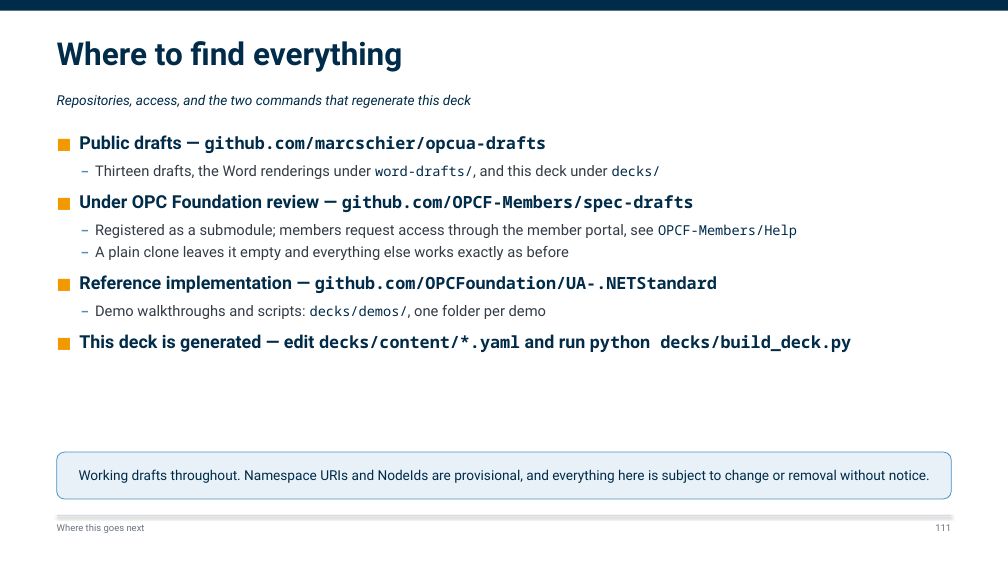
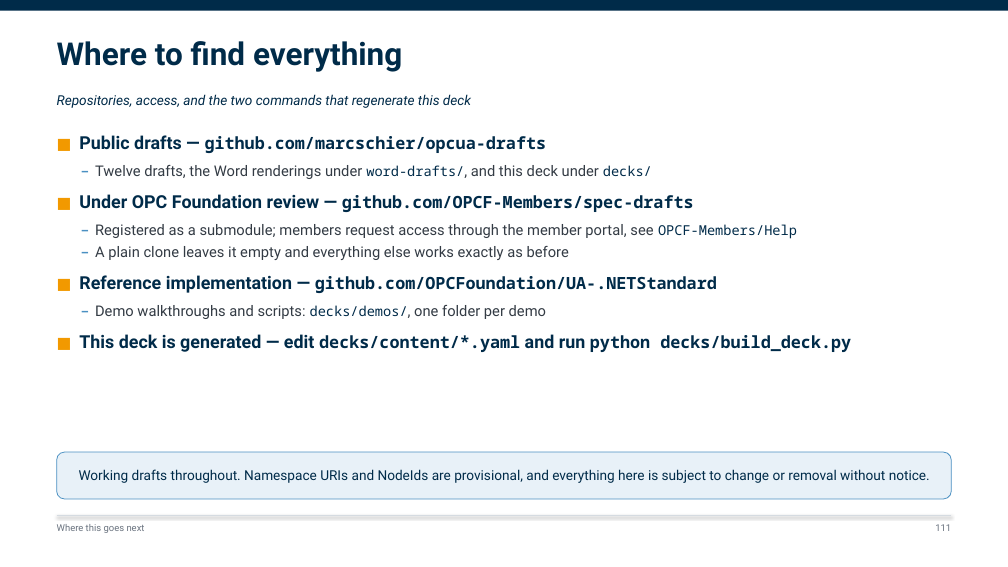
Before and after one commit to marcschier/opcua-drafts, a slide deck: slide 111 of decks/OPC-UA-Drafts-Overview.pptx. Drawn at 1008x567 pixels with LibreOffice and Linux fonts; fonts in the diff are those of the drawing. Boxes give left, top, right and bottom in pixels: in the first picture for what was removed or moved away, otherwise in the second. Text is boxed around its words. In the diff, an @@ line names an element or a change of style, - is before the commit and + after.

```diff
--- a/decks/OPC-UA-Drafts-Overview.pptx
+++ b/decks/OPC-UA-Drafts-Overview.pptx
@@ text at (95,165,652,179): text changed @@
-– Thirteen drafts, the Word renderings under word-drafts/, and this deck under decks/
+– Twelve drafts, the Word renderings under word-drafts/, and this deck under decks/
```
Also in this commit, not shown: 16 other slides changed, 28 other files.
